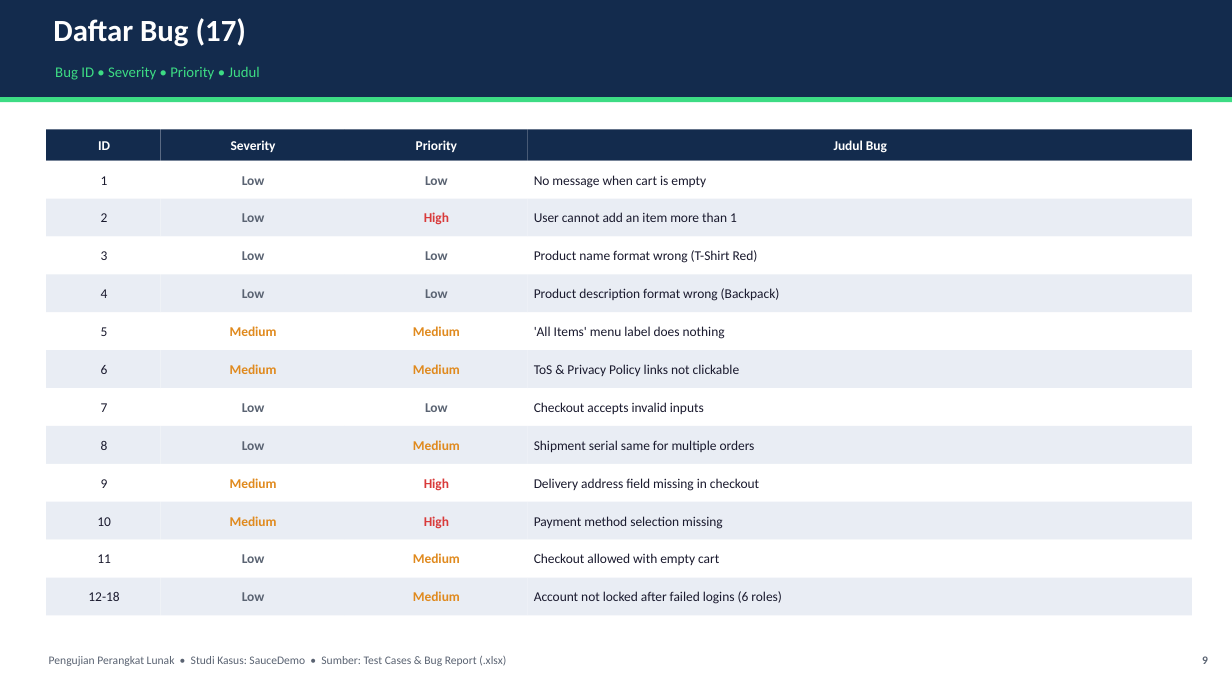
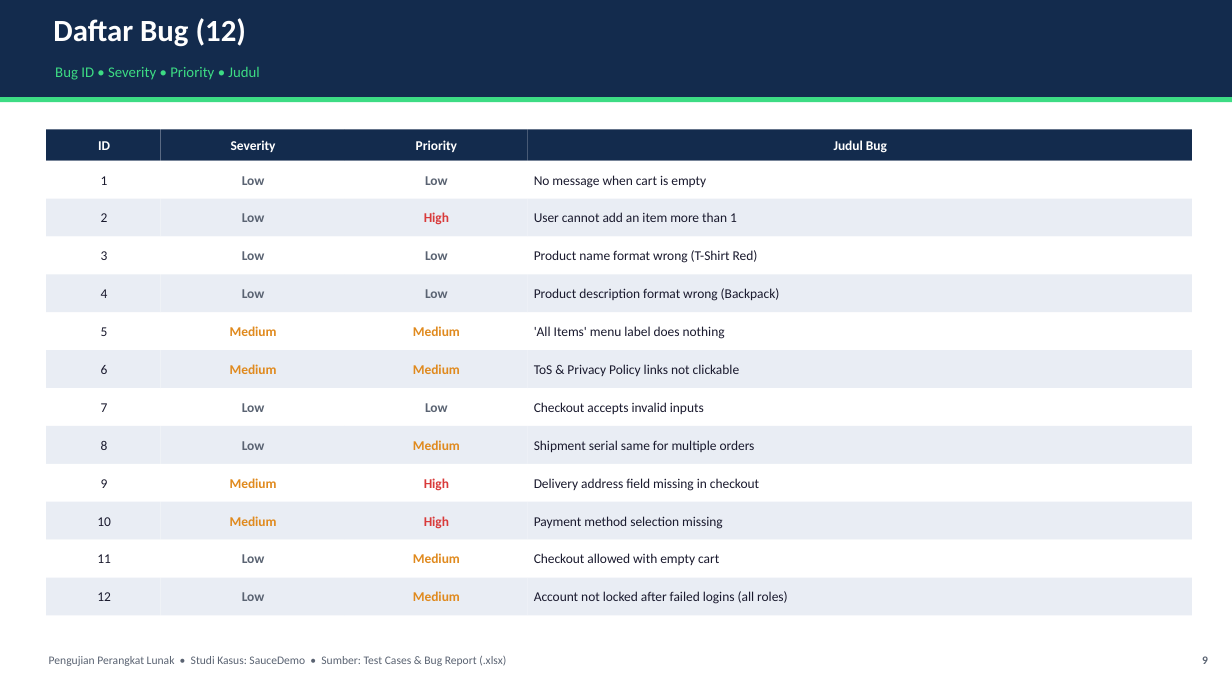
Before and after one commit to Zetakai/software-testing, a slide deck: slide 9 of SauceDemo_Test_Report.pptx. Drawn at 1232x693 pixels with LibreOffice and Linux fonts; fonts in the diff are those of the drawing. Boxes give left, top, right and bottom in pixels: in the first picture for what was removed or moved away, otherwise in the second. Text is boxed around its words. In the diff, an @@ line names an element or a change of style, - is before the commit and + after.

Commit message:
Dedupe account-lockout bug (12-18 -> single #12); 17 bugs -> 12
Bugs 12,14-18 were identical except Role (now dropped per PDF spec).
Merged into one defect (all roles noted). Updated deck, README counts:
severity 8 low/4 medium, priority 3 high/5 medium/4 low.

```diff
--- a/SauceDemo_Test_Report.pptx
+++ b/SauceDemo_Test_Report.pptx
@@ text at <box>53,18,246,47</box>: text changed @@
-Daftar Bug (17)
+Daftar Bug (12)
@@ text in rectangle at <box>97,592,111,601</box>: text changed @@
-12-18
+12
@@ text in rectangle at <box>534,591,788,604</box>: text changed @@
-Account not locked after failed logins (6 roles)
+Account not locked after failed logins (all roles)
```
Also in this commit, not shown: 7 other slides changed, 4 other files.
